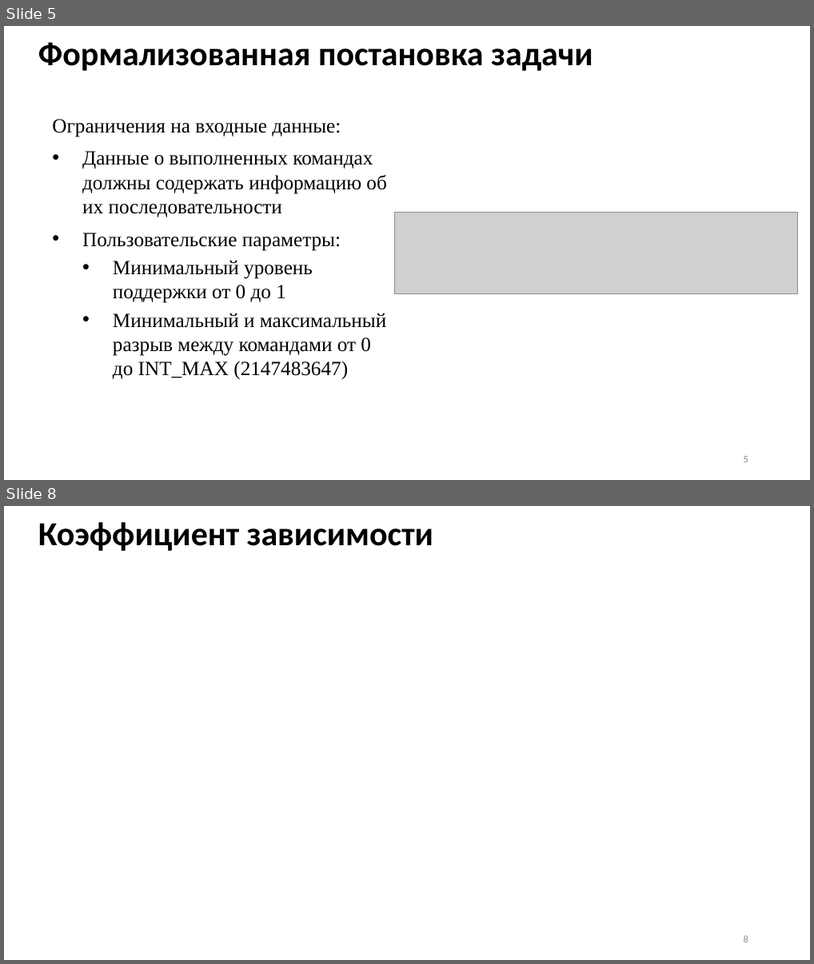
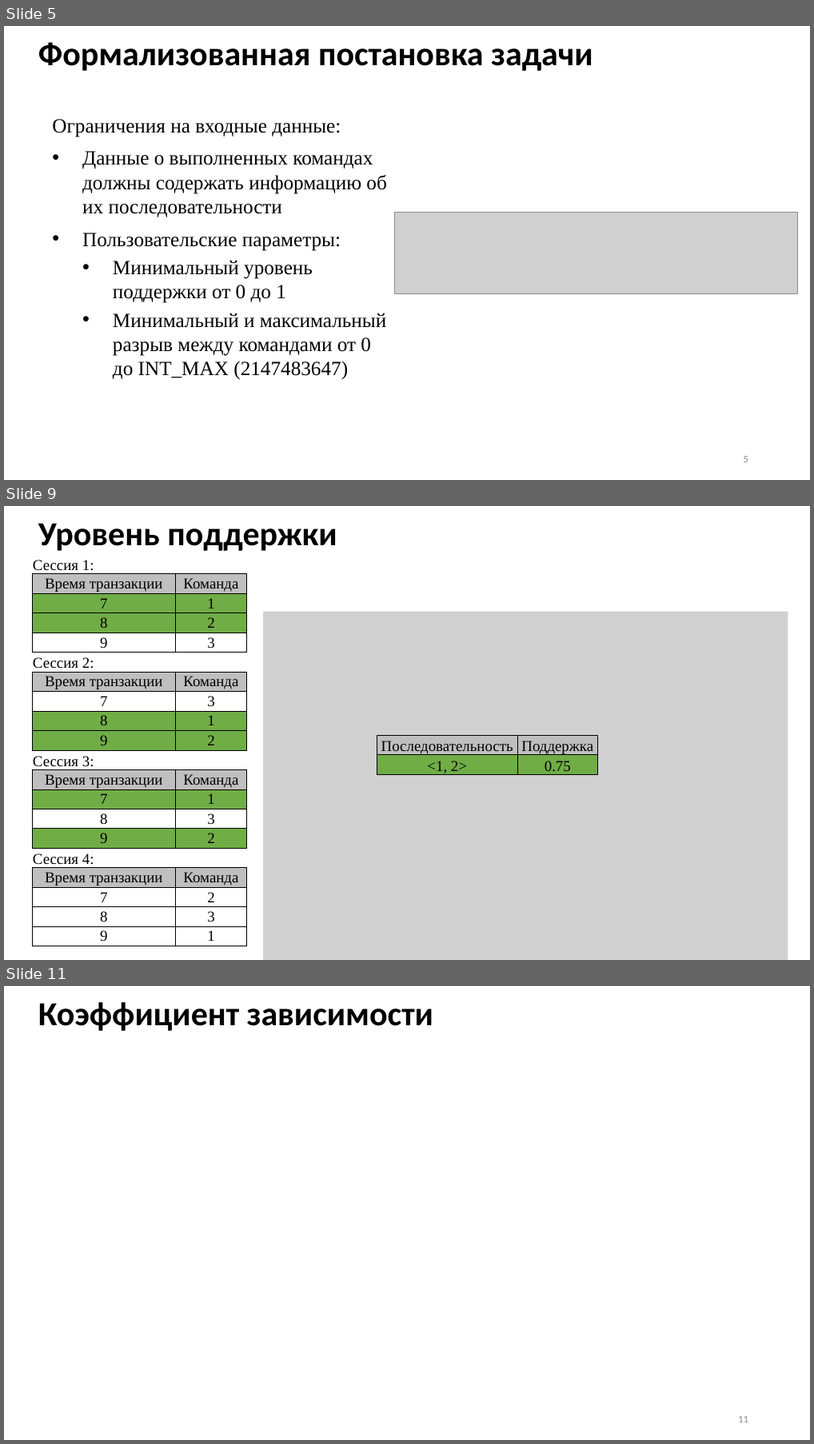
Before and after one commit to Inlucker/8semestr, a slide deck: ВКР/Презентация/ПронинАС_ВКР_презентация.pptx. Shown one above the other, each under a label of ours: slides 5 and 8 before the commit, slides 5, 9 and 11 after it; the slides between them are not shown. The pictures are 814x964 and 814x1444 pixels, drawn with LibreOffice and Linux fonts; fonts in the diff are those of the drawing; grey boxes stand for pictures. Boxes give left, top, right and bottom in pixels: in the first picture for what was removed or moved away, otherwise in the second. Text is boxed around its words. In the diff, an @@ line names an element or a change of style, - is before the commit and + after.

```diff
--- a/ВКР/Презентация/ПронинАС_ВКР_презентация.pptx
+++ b/ВКР/Презентация/ПронинАС_ВКР_презентация.pptx
@@ slide 9 added at box(4, 506, 810, 960), background #FFFFFF @@
@@ title added at box(38, 523, 337, 551), 40 pt, text #000000, bold @@
+Уровень поддержки
@@ table added at box(33, 554, 247, 947), 20 rows, 2 columns @@
+Сессия 1: | 
+Время транзакции | Команда
+7 | 1
+8 | 2
+9 | 3
+Сессия 2: | 
+Время транзакции | Команда
+7 | 3
+8 | 1
+9 | 2
+Сессия 3: | 
+Время транзакции | Команда
+7 | 1
+8 | 3
+9 | 2
+Сессия 4: | 
+Время транзакции | Команда
+7 | 2
+8 | 3
+9 | 1
@@ picture added at box(263, 612, 789, 960) @@
@@ table added at box(378, 736, 598, 776), 2 rows, 2 columns @@
+Последовательность | Поддержка
+<1, 2> | 0.75
@@ what was slide 8 is now slide 11 @@
@@ page number at box(738, 1416, 749, 1422): text changed @@
-8
+11
```
Also in this commit, not shown: 4 slides changed, 3 other slides added, 2 slides removed, 2 other files.
